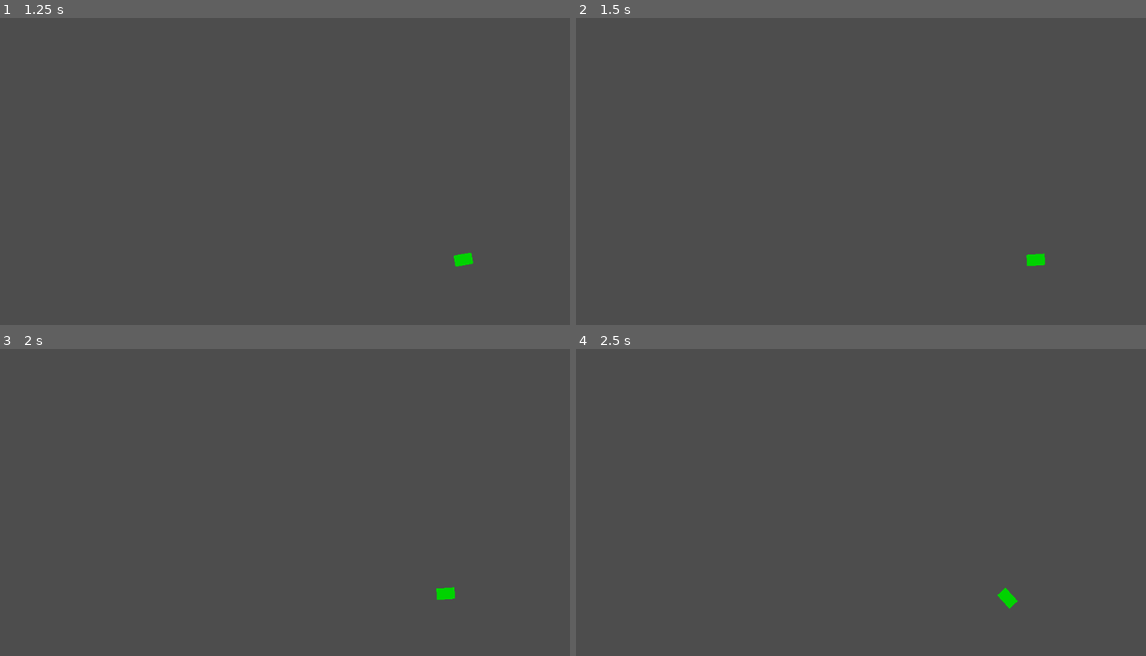
Above: before the commit, frames 1-4 (two rows, left to right).
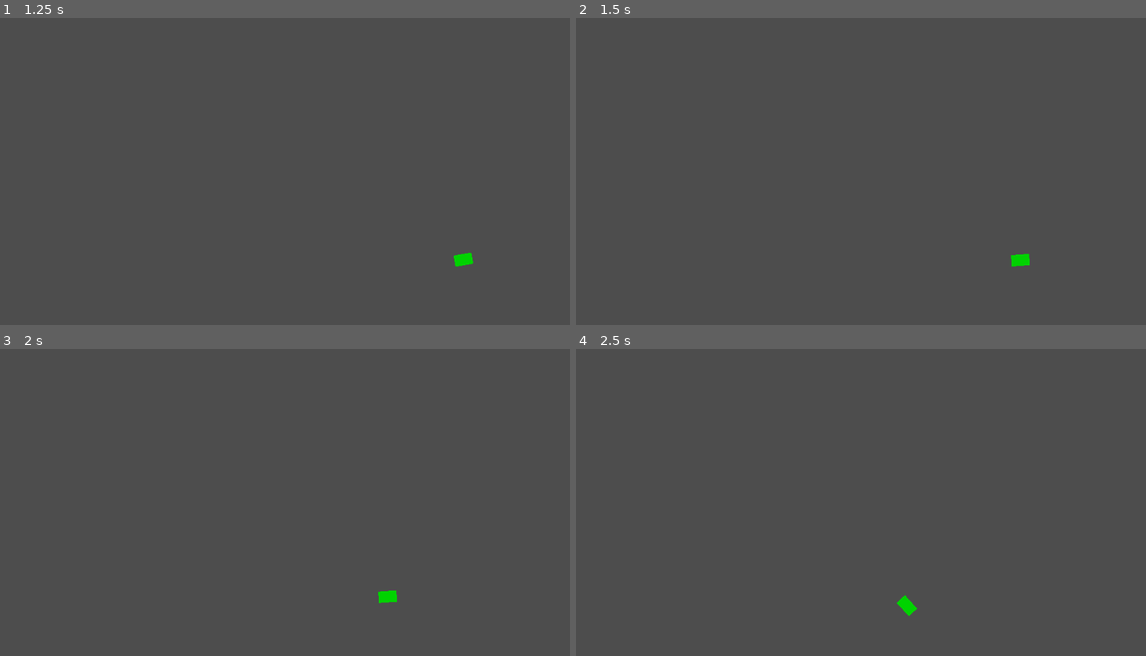
Above: after the commit, the same moments.

Repository: AndrewJDGalga/godot-simpleshooter
Game: Godot game, scene res://lv/test_space.tscn
Two runs of this game, one before a commit and one after it. Both use one fixed random seed, a clock stepped at 60 frames per second and the inputs below. The project has no main scene, so this scene is started directly.
Inputs:
- Up to frame 1 (1.25 s): tap Enter at 0.5 s; hold D (right) from 0.53 s (still down); tap Space (fire_laser) at 0.6 s
- Up to frame 2 (1.5 s): tap Space (fire_laser) at 1.25, 1.35 s; release D (right) at 1.28 s; hold Down (down) from 1.28 s (still down)
- Up to frame 3 (2 s): keep holding Down (down)
- Up to frame 4 (2.5 s): release Down (down) at 2.03 s; hold D (right) from 2.03 s (still down); tap Space (fire_laser) at 2.1 s

Frame 1 is identical in both runs. In frame 2, 0.2% of the frame differs, in the area x 76-83%, y 76-82%; in frame 3, 0.2%; in frame 4, 0.2%, in the area x 56-78%, y 77-87%.

Commit message:
added back wrapping and cleaned up code.

Diff:
--- a/entity/entityScripts/player_space.gd
+++ b/entity/entityScripts/player_space.gd
@@ -1,7 +1,7 @@
 extends Player
 
 @export var speed = Vector2(40,10)
-@export var border_recovery = 80.0
+@export var speed_limit = Vector2(200, 160)
 var screen_limit:Vector2 = Vector2.ZERO
 var sprite = null
 var top_limit = 0
@@ -22,31 +22,19 @@
 	laser = $player_laser
 
 func _physics_process(delta):
-	#move_frictionless()
-	#lock_to_screen()
-
+	wrap_screen()
 	move()
 	rot(delta)
-
 	laserHandler()
 
-	#move_and_collide(velocity * delta)
-
 func wrap_screen():
-	pass
-
-func lock_to_screen():
 	if global_position.x < left_limit:
-		velocity.x = -border_recovery
 		global_position.x = right_limit
 	if global_position.x > right_limit:
-		velocity.x = border_recovery
 		global_position.x = left_limit
 	if global_position.y < top_limit:
-		velocity.y = -border_recovery
 		global_position.y = bottom_limit
 	if global_position.y > bottom_limit:
-		velocity.y = border_recovery
 		global_position.y = top_limit
 
 func move_frictionless():
@@ -59,30 +47,10 @@
 	if Input.is_action_pressed("down"):
 		velocity.y += speed.y
 
-var dir = 0
-var rot_dir = 0
-
 func move():
-	velocity += Input.get_axis("down", "up") * Vector2.UP.rotated(rotation) * 5
-	velocity = velocity.clamp(Vector2(-50,-50), Vector2(50,50))
-
-	print(velocity)
-	#if Input.is_action_pressed("up"):
-		#velocity = global_position.rotated(rotation)
-		#velocity += Vector2.UP.rotated(rotation) * 50
-	#if Input.is_action_pressed("down"):
-		#velocity -= Vector2.UP.rotated(rotation) * 50
+	velocity += Input.get_axis("down", "up") * Vector2.UP.rotated(rotation) * speed
+	velocity = velocity.clamp(-speed_limit, speed_limit)
 	move_and_slide()
-	#if Input.is_action_pressed("up"):
-		#pass
-	#if Input.is_action_pressed("down"):
-		#pass
 
 func rot(dt):
-	rot_dir = Input.get_axis("left", "right")
-	rotate(rot_dir * dt * 2)
-	#velocity.rotated()
-	#if Input.is_action_pressed("left"):
-		#pass
-	#if Input.is_action_pressed("right"):
-		#pass
+	rotate(Input.get_axis("left", "right") * dt * 2)
